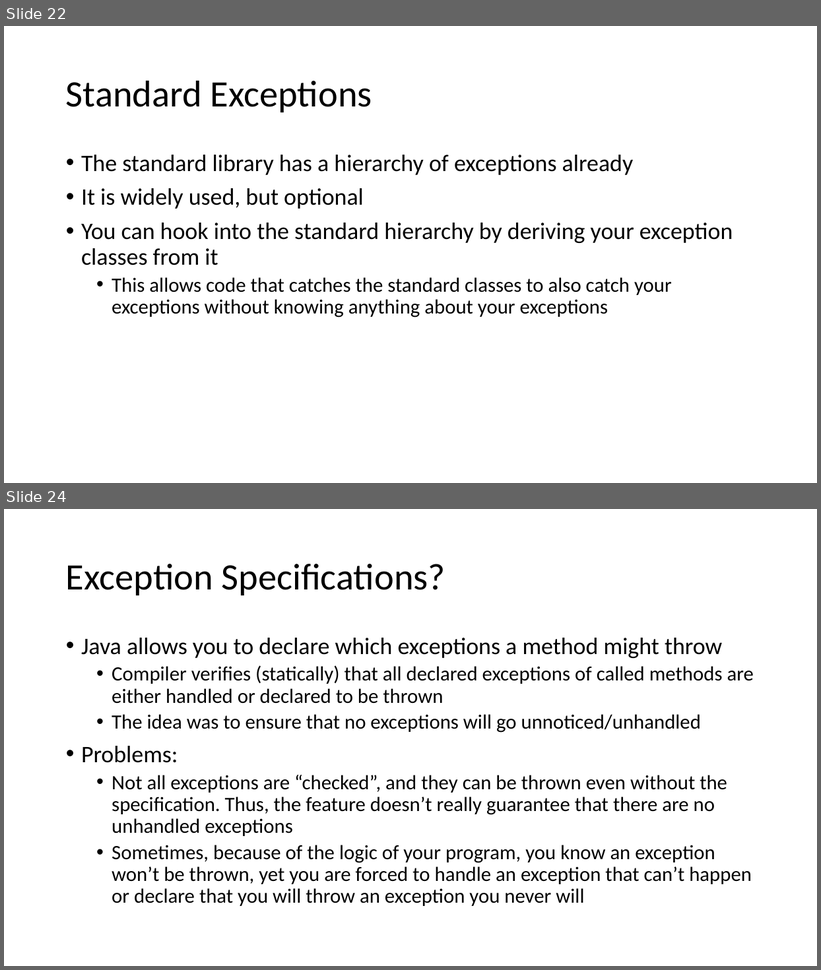
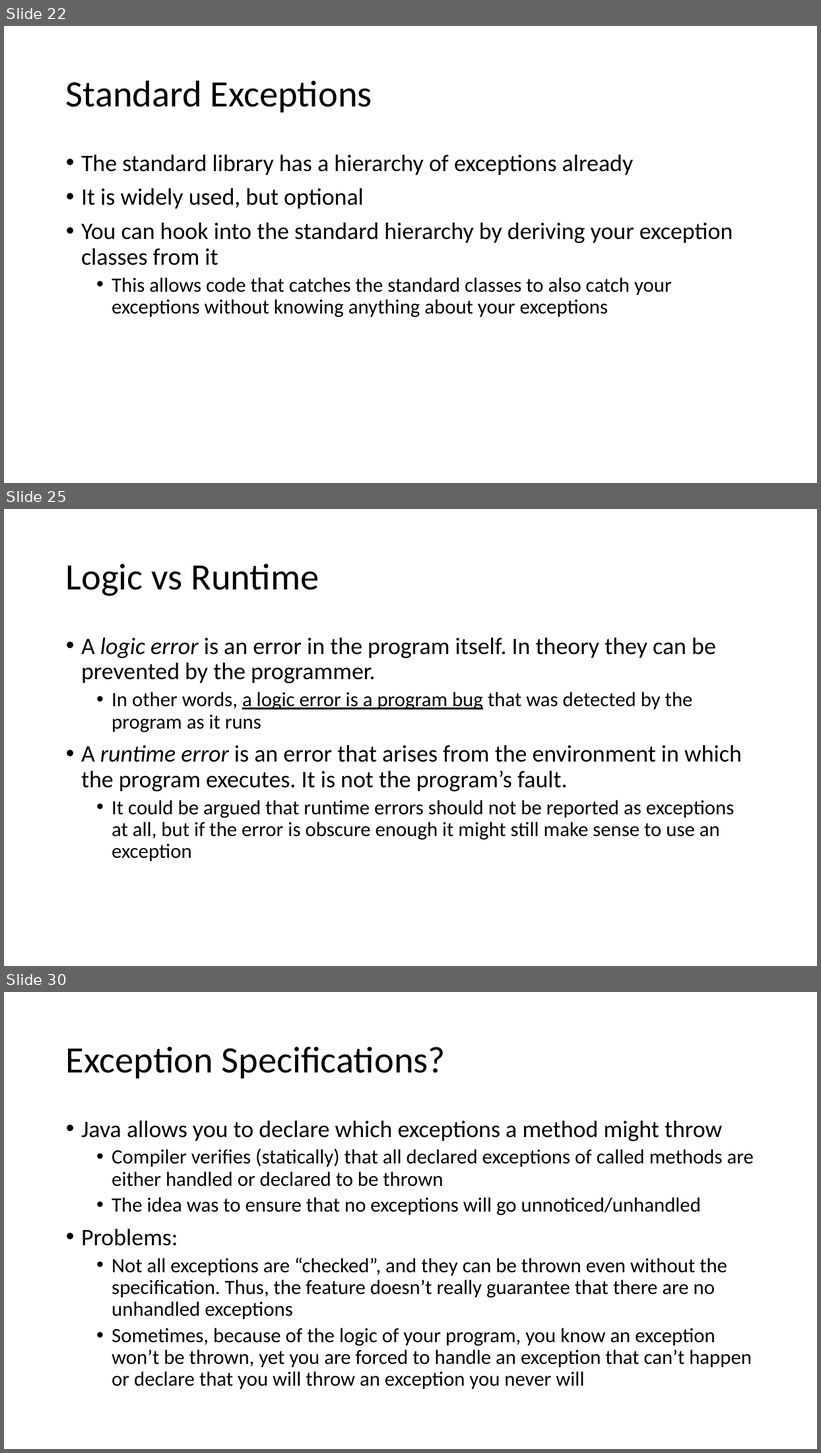
Before and after one commit to pchapin/cpp, a slide deck: Presentations/Exceptions.pptx. Shown one above the other, each under a label of ours: slides 22 and 24 before the commit, slides 22, 25 and 30 after it; the slides between them are not shown. The pictures are 821x970 and 821x1453 pixels, drawn with LibreOffice and Linux fonts; fonts in the diff are those of the drawing. Boxes give left, top, right and bottom in pixels: in the first picture for what was removed or moved away, otherwise in the second. Text is boxed around its words. In the diff, an @@ line names an element or a change of style, - is before the commit and + after.

Commit message:
More work on the Exceptions presentation.

```diff
--- a/Presentations/Exceptions.pptx
+++ b/Presentations/Exceptions.pptx
@@ slide 25 added at [4,509,817,966], background #FFFFFF @@
@@ title added at [66,564,319,596], 44 pt, text #000000 @@
+Logic vs Runtime
@@ text added at [81,638,742,861], 24 pt, text #000000 @@
+• A logic error is an error in the program itself. In theory they can be prevented by the programmer.
+  • In other words, a logic error is a program bug that was detected by the program as it runs
+• A runtime error is an error that arises from the environment in which the program executes. It is not the program’s fault.
+  • It could be argued that runtime errors should not be reported as exceptions at all, but if the error is obscure enough it might still make sense to use an exception
@@ what was slide 24 is now slide 30 @@
```
Also in this commit, not shown: 6 slides changed, 5 other slides added.
